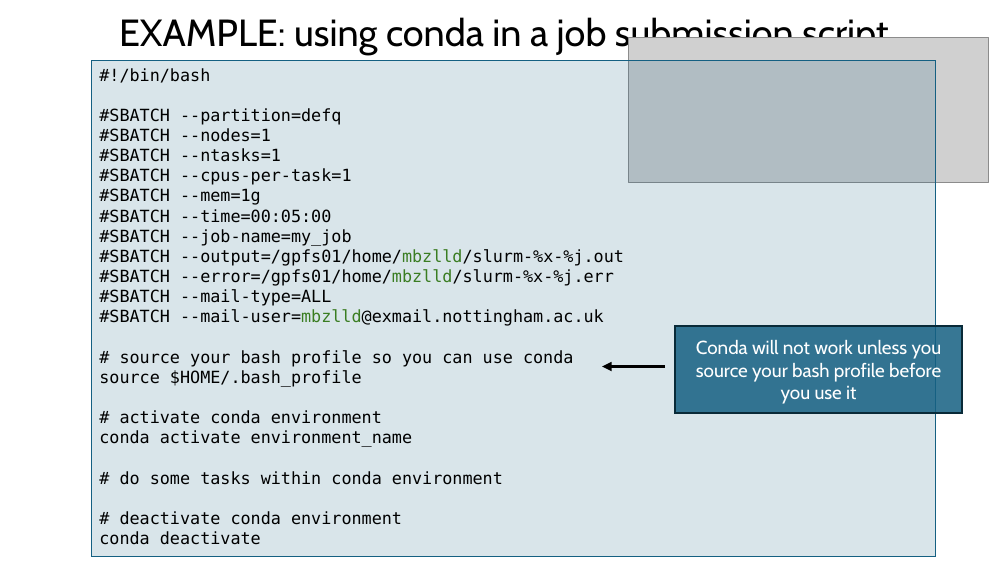
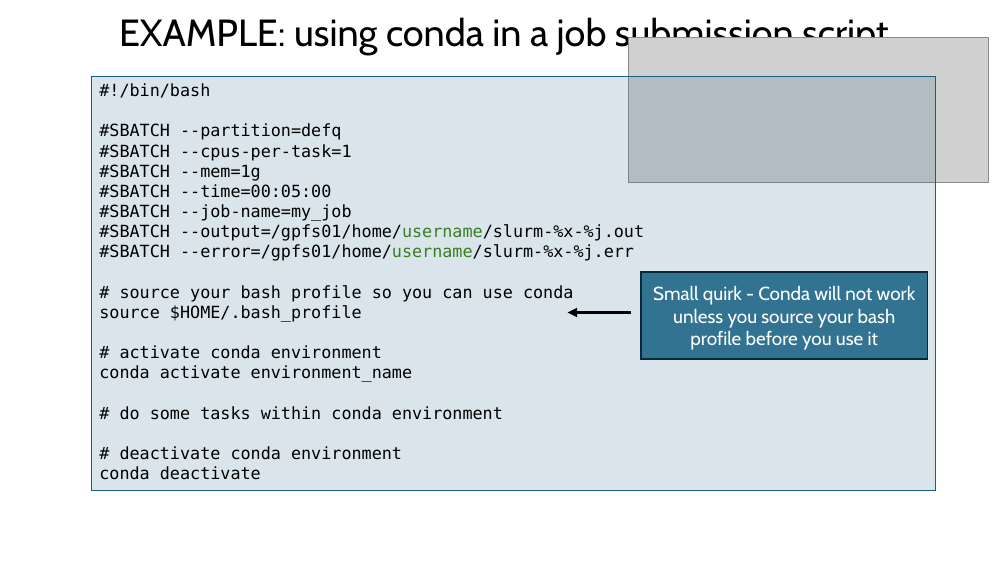
Before and after one commit to BioinformaticsMSc/LIFE4138_2627, a slide deck: slide 30 of UNIX_session_3/Ada_in_depth.pptx (slide 36 before the commit). Drawn at 1008x567 pixels with LibreOffice and Linux fonts; fonts in the diff are those of the drawing; grey boxes stand for pictures. Boxes give left, top, right and bottom in pixels: in the first picture for what was removed or moved away, otherwise in the second. Text is boxed around its words. In the diff, an @@ line names an element or a change of style, - is before the commit and + after.

```diff
--- a/UNIX_session_3/Ada_in_depth.pptx
+++ b/UNIX_session_3/Ada_in_depth.pptx
@@ rectangle "#!/bin/bash": place and size @@
-rectangle "#!/bin/bash" at box(92, 60, 936, 557)
+rectangle "#!/bin/bash" at box(92, 76, 936, 492)
@@ text in rectangle at box(99, 128, 281, 162): paragraphs removed @@
-#SBATCH --nodes=1
-#SBATCH --ntasks=1
@@ text in rectangle at box(99, 224, 644, 261): text changed @@
-#SBATCH --output=/gpfs01/home/mbzlld/slurm-%x-%j.out
-#SBATCH --error=/gpfs01/home/mbzlld/slurm-%x-%j.err
-#SBATCH --mail-type=ALL
-#SBATCH --mail-user=mbzlld@exmail.nottingham.ac.uk
+#SBATCH --output=/gpfs01/home/username/slurm-%x-%j.out
+#SBATCH --error=/gpfs01/home/username/slurm-%x-%j.err
@@ rectangle "Small quirk - Conda will ...": place and size @@
-rectangle "Small quirk - Conda will ..." at box(675, 326, 962, 414)
+rectangle "Small quirk - Conda will ..." at box(641, 272, 928, 360)
@@ text in rectangle at box(653, 286, 916, 350): text changed @@
-Conda will not work unless you source your bash profile before you use it
+Small quirk - Conda will not work unless you source your bash profile before you use it
@@ arrow moved from (665, 367) - (602, 367) to (631, 312) - (568, 312) @@
```
Also in this commit, not shown: 21 other slides changed, 3 slides added, 9 slides removed.
